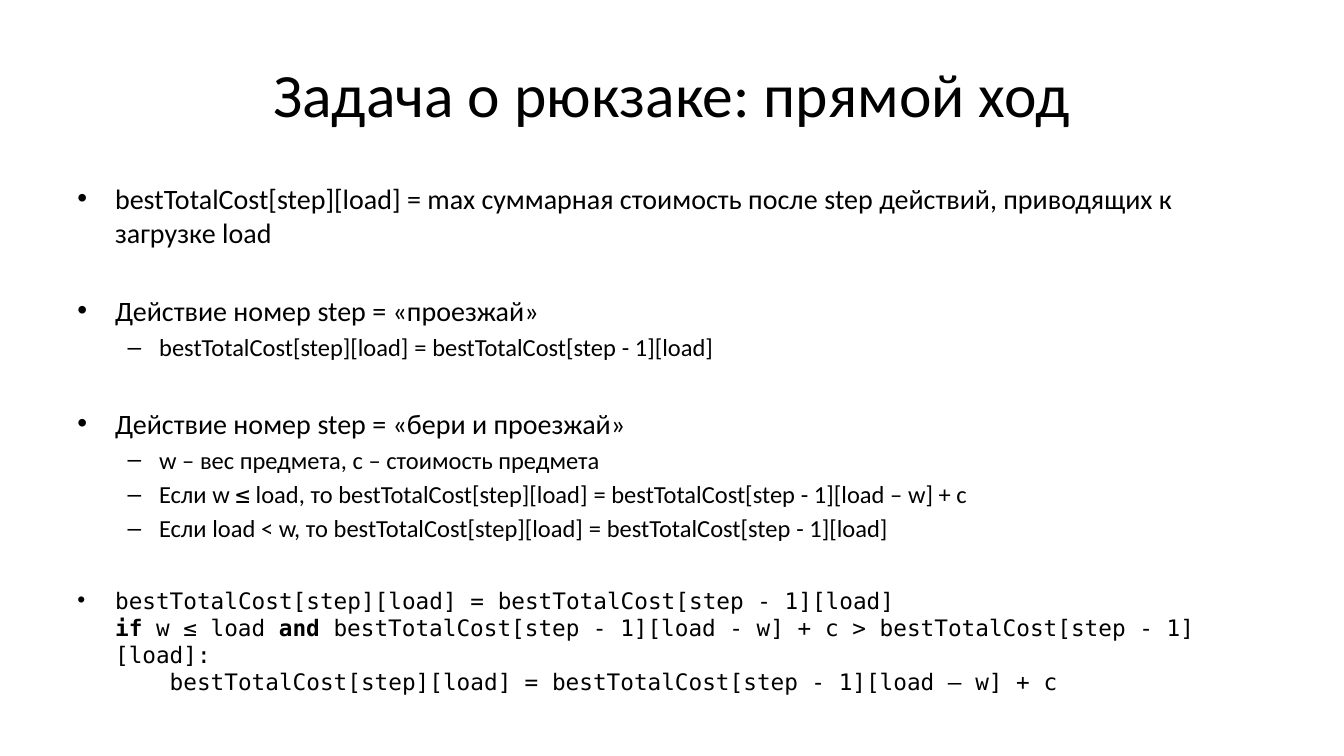
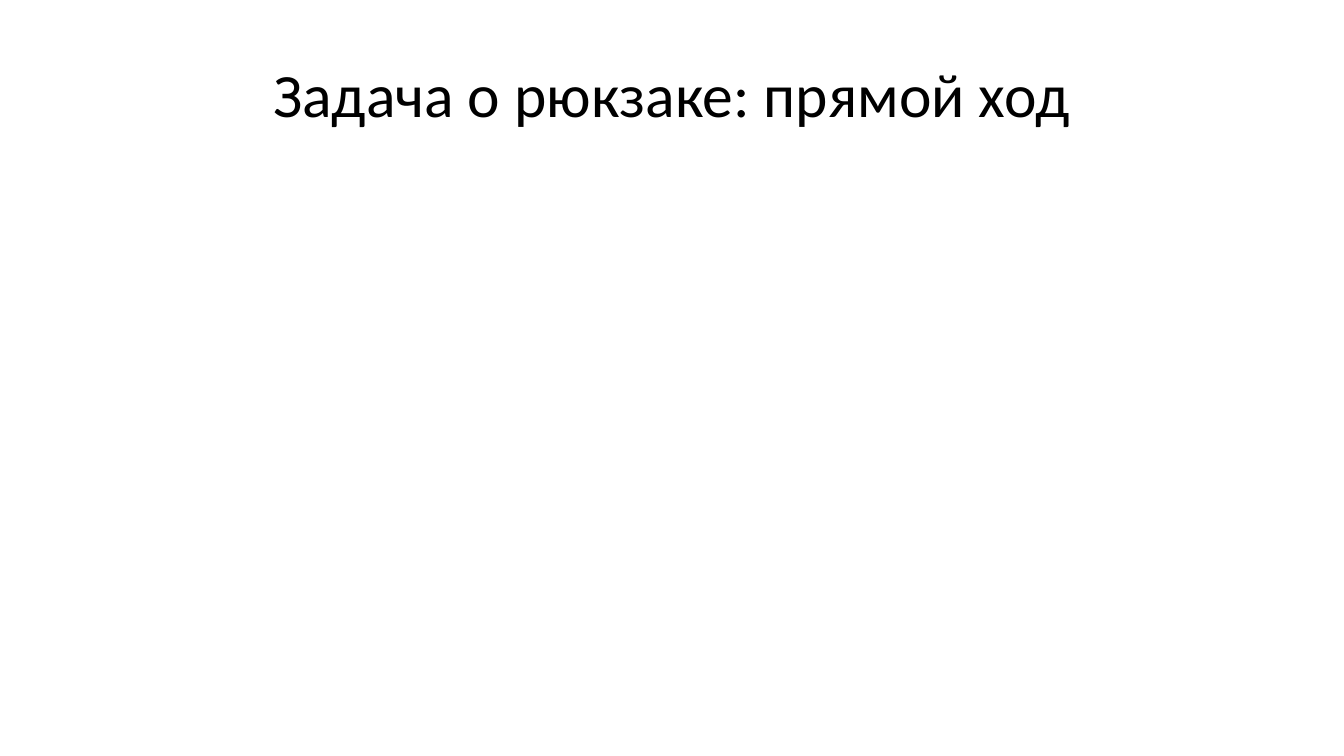
Before and after one commit to Evgueni-Petrov-aka-espetrov/Algorithms-and-Programming-in-C-pptx, a slide deck: slide 84 of 21 Динамическое программирование.pptx (slide 25 before the commit). Drawn at 1344x756 pixels with LibreOffice and Linux fonts; fonts in the diff are those of the drawing. Boxes give left, top, right and bottom in pixels: in the first picture for what was removed or moved away, otherwise in the second. Text is boxed around its words. In the diff, an @@ line names an element or a change of style, - is before the commit and + after.

Commit message:
исправил умножение матриц и добавил прямой и обраный ход; добавил связь с поиском с возвратом; разбил на слои

```diff
--- a/21 Динамическое программирование.pptx
+++ b/21 Динамическое программирование.pptx
@@ text removed at (x1=115, y1=188, x2=1194, y2=666) @@
-• bestTotalCost[step][load] = max суммарная стоимость после step действий, приводящих к загрузке load
-• Действие номер step = «проезжай»
-  – bestTotalCost[step][load] = bestTotalCost[step - 1][load]
-• Действие номер step = «бери и проезжай»
-  – w – вес предмета, c – стоимость предмета
-  – Если w ≤ load, то bestTotalCost[step][load] = bestTotalCost[step - 1][load – w] + c
-  – Если load < w, то bestTotalCost[step][load] = bestTotalCost[step - 1][load]
-• bestTotalCost[step][load] = bestTotalCost[step - 1][load]
-  if w ≤ load and bestTotalCost[step - 1][load - w] + c > bestTotalCost[step - 1][load]:
-  bestTotalCost[step][load] = bestTotalCost[step - 1][load – w] + c
```
Also in this commit, not shown: 16 other slides changed, 105 slides added, 1 slide removed.
